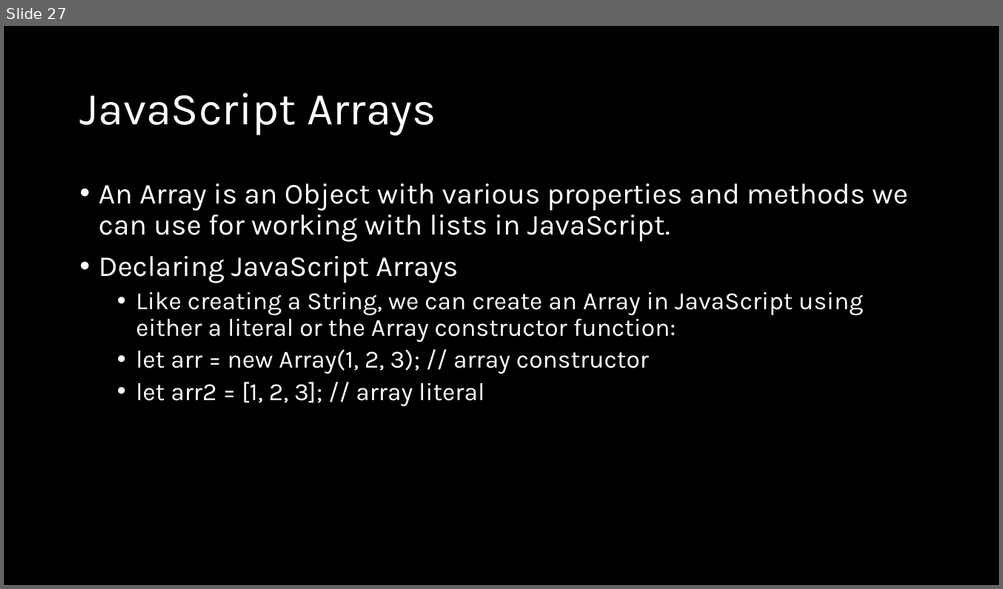
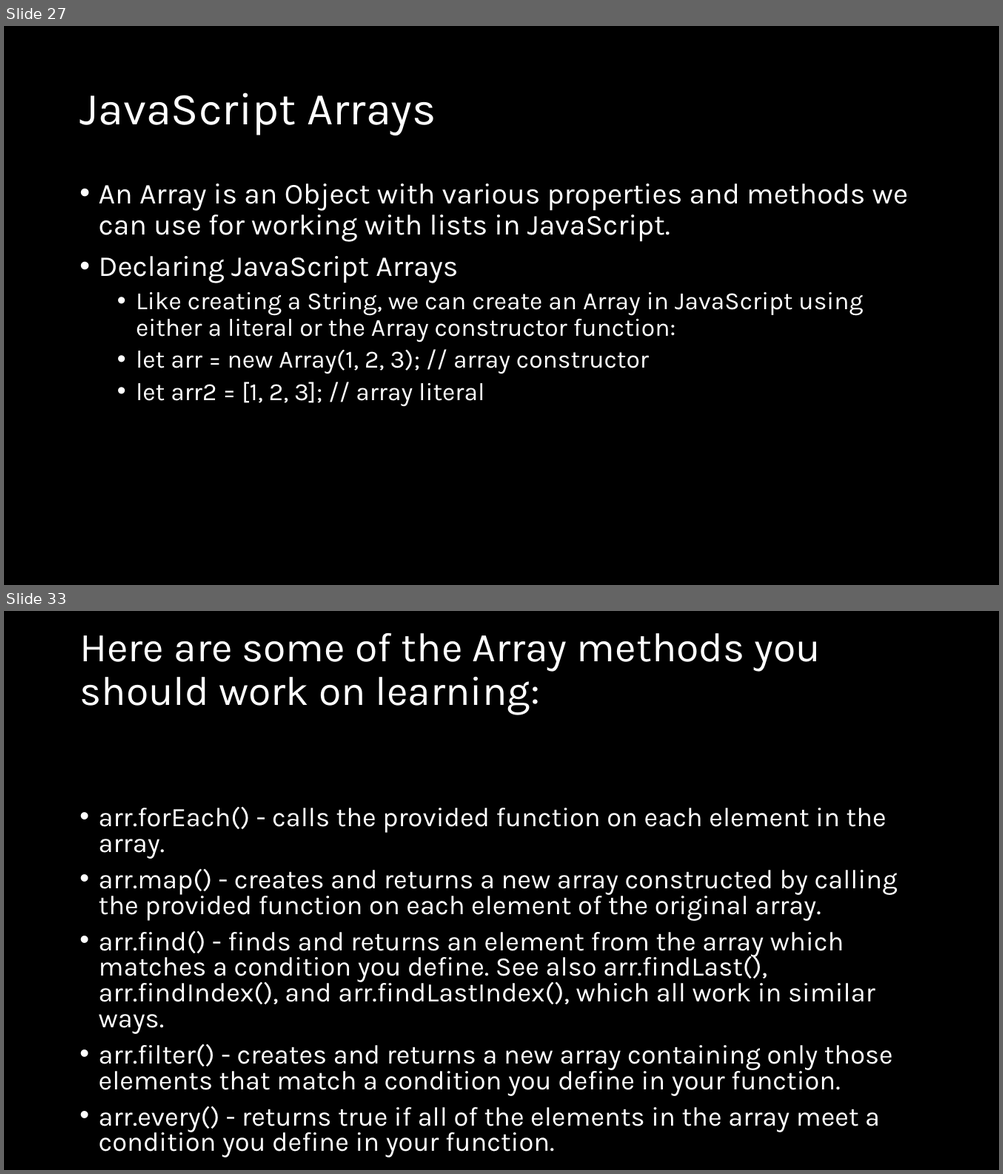
Before and after one commit to natiquekeyin/fall2024, a slide deck: JavaScript/Week3/Week3.pptx. Shown one above the other, each under a label of ours: slide 27 before the commit, slides 27 and 33 after it; the slides between them are not shown. The pictures are 1003x589 and 1003x1174 pixels, drawn with LibreOffice and Linux fonts; fonts in the diff are those of the drawing. Boxes give left, top, right and bottom in pixels: in the first picture for what was removed or moved away, otherwise in the second. Text is boxed around its words. In the diff, an @@ line names an element or a change of style, - is before the commit and + after.

```diff
--- a/JavaScript/Week3/Week3.pptx
+++ b/JavaScript/Week3/Week3.pptx
@@ slide 33 added at box(4, 611, 999, 1170), background #000000 @@
@@ title added at box(79, 633, 821, 715), 39.6 pt, text #FFFFFF @@
+Here are some of the Array methods you should work on learning:
@@ text added at box(99, 807, 897, 1133), 25.9 pt, text #FFFFFF @@
+• arr.forEach() - calls the provided function on each element in the array.
+• arr.map() - creates and returns a new array constructed by calling the provided function on each element of the original array.
+• arr.find() - finds and returns an element from the array which matches a condition you define. See also arr.findLast(), arr.findIndex(), and arr.findLastIndex(), which all work in similar ways.
+• arr.filter() - creates and returns a new array containing only those elements that match a condition you define in your function.
+• arr.every() - returns true if all of the elements in the array meet a condition you define in your function.
```
Also in this commit, not shown: 1 slide changed, 6 other slides added, 1 other file.
